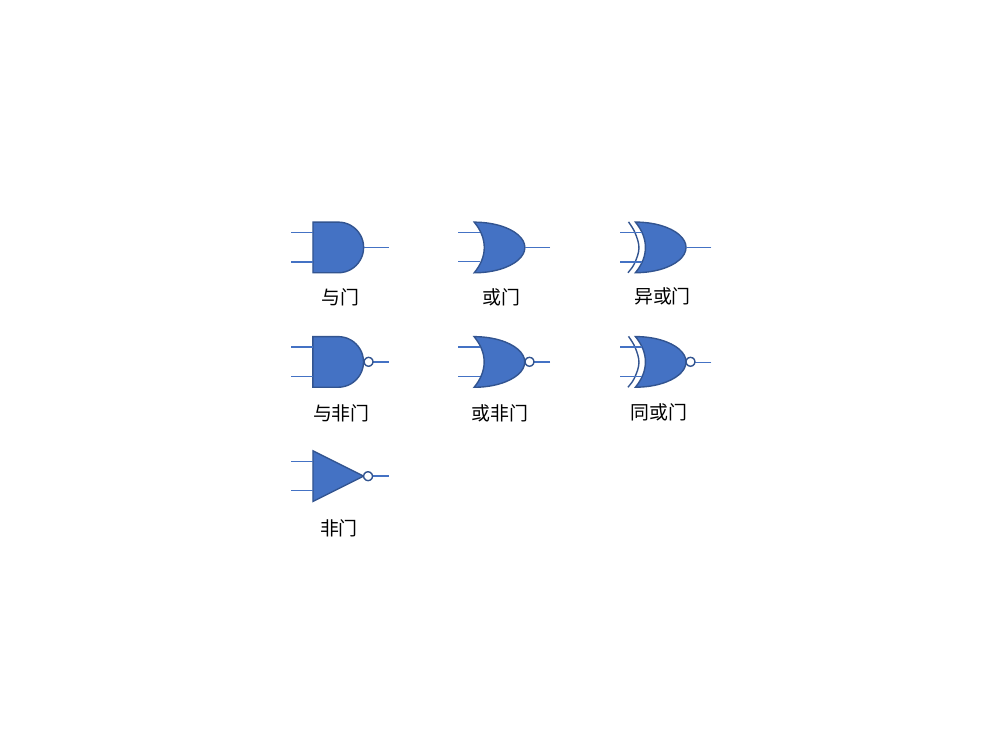
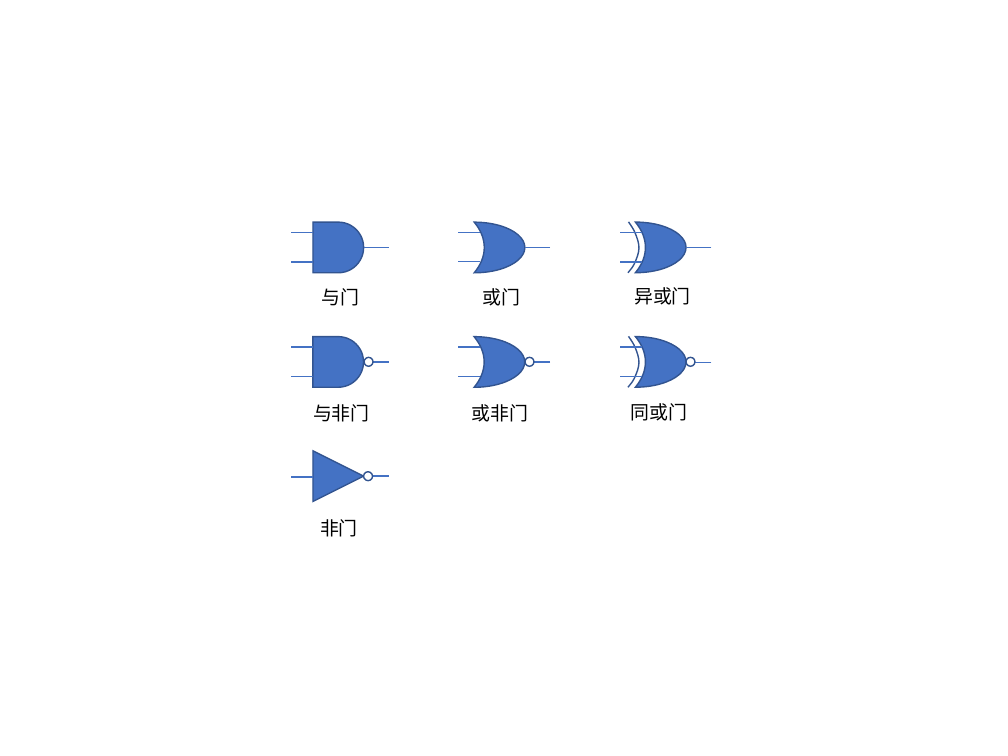
Before and after one commit to Verdvana/Verdvana.github.io, a slide deck: slide 3 of _posts/数字IC设计基础/数字IC设计基础.pptx. Drawn at 1008x756 pixels with LibreOffice and Linux fonts; fonts in the diff are those of the drawing. Boxes give left, top, right and bottom in pixels: in the first picture for what was removed or moved away, otherwise in the second. Text is boxed around its words. In the diff, an @@ line names an element or a change of style, - is before the commit and + after.

```diff
--- a/_posts/数字IC设计基础/数字IC设计基础.pptx
+++ b/_posts/数字IC设计基础/数字IC设计基础.pptx
@@ line moved from (312, 462) - (291, 462) to (312, 477) - (291, 477) @@
@@ line removed from (312, 491) to (291, 491) @@
```
Also in this commit, not shown: 2 slides added, 1 slide removed, 4 other files.
